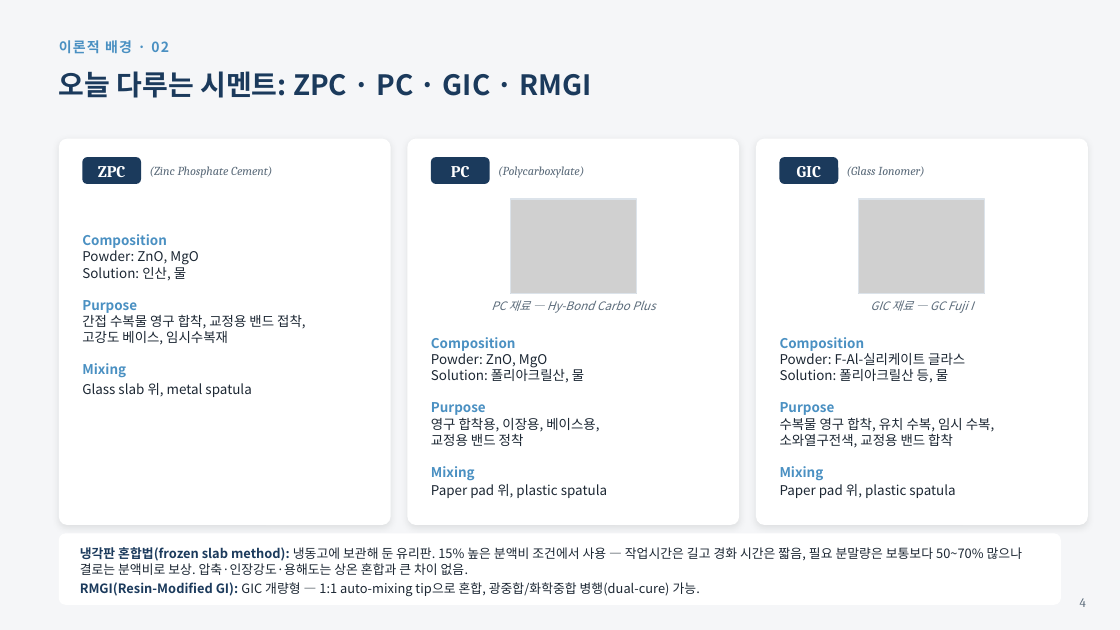
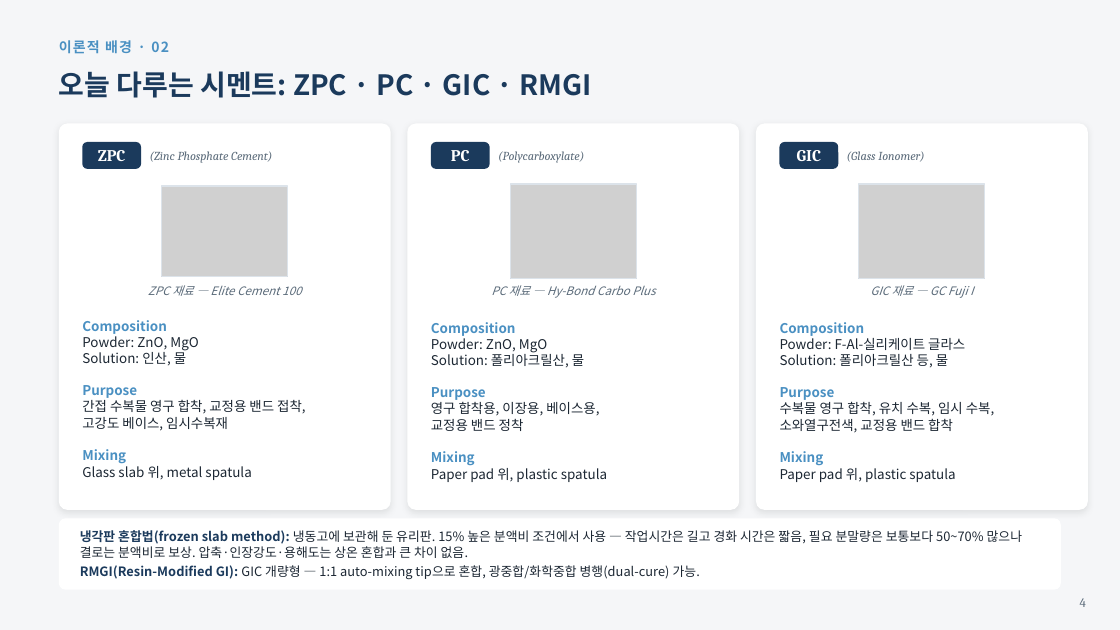
Before and after one commit to yojokem/-, a slide deck: slide 4 of 수복치과재료학실험/수복치과재료학실험_DentalCements_20260922.pptx. Drawn at 1120x630 pixels with LibreOffice and Linux fonts; fonts in the diff are those of the drawing; grey boxes stand for pictures. Boxes give left, top, right and bottom in pixels: in the first picture for what was removed or moved away, otherwise in the second. Text is boxed around its words. In the diff, an @@ line names an element or a change of style, - is before the commit and + after.

```diff
--- a/수복치과재료학실험/수복치과재료학실험_DentalCements_20260922.pptx
+++ b/수복치과재료학실험/수복치과재료학실험_DentalCements_20260922.pptx
@@ picture added at box(162, 186, 288, 276) @@
@@ rectangle added at box(162, 186, 288, 276), outline #DCE3EA 1 pt @@
@@ 11 texts, 7 rounded rectangles, 2 pictures, 2 rectangles: place and size @@
-11 texts, 7 rounded rectangles, 2 pictures, 2 rectangles at box(59, 139, 1088, 605)
+11 texts, 7 rounded rectangles, 2 pictures, 2 rectangles at box(59, 124, 1088, 590)
@@ text added at box(148, 285, 301, 296), 10 pt, text #5B6B7A, italic @@
+ZPC 재료 — Elite Cement 100
@@ text "Composition Powder: ZnO, MgO Solution: ...": place and size @@
-text "Composition Powder: ZnO, MgO Solution: ..." at box(82, 234, 305, 397)
+text "Composition Powder: ZnO, MgO Solution: ..." at box(82, 320, 305, 480)
@@ text "Composition Powder: ZnO, MgO Solution: ..." at box(82, 320, 305, 480): line spacing 1.2 to 1.1 @@
```
Also in this commit, not shown: 12 other slides changed, 1 slide added, 4 other files.
